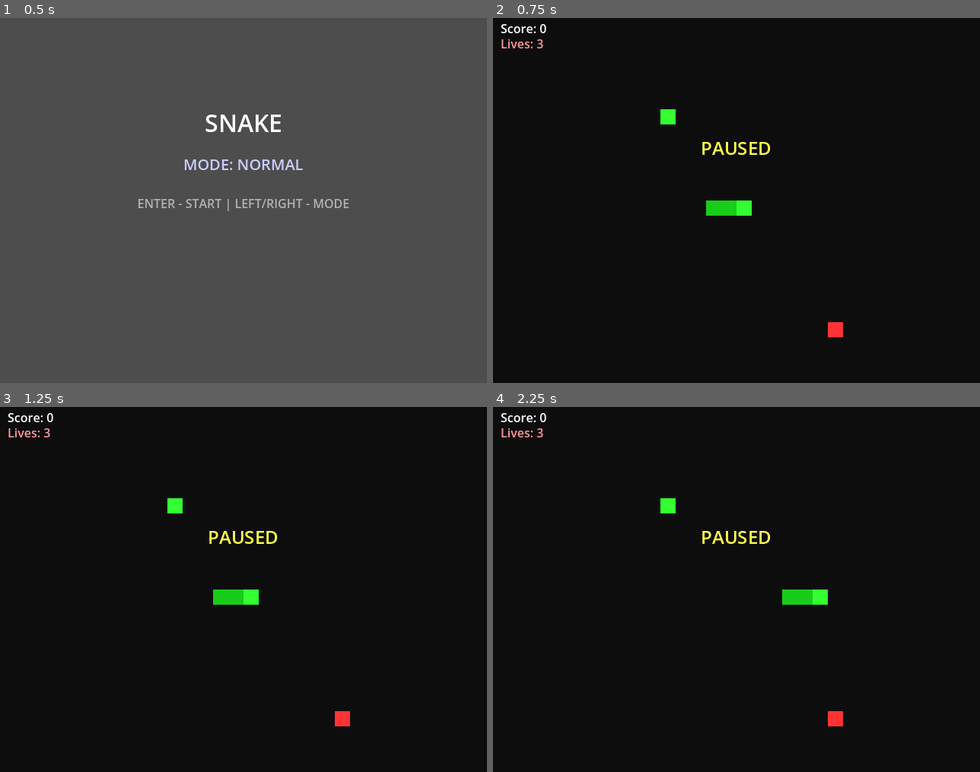
Above: before the commit, frames 1-4 (two rows, left to right).
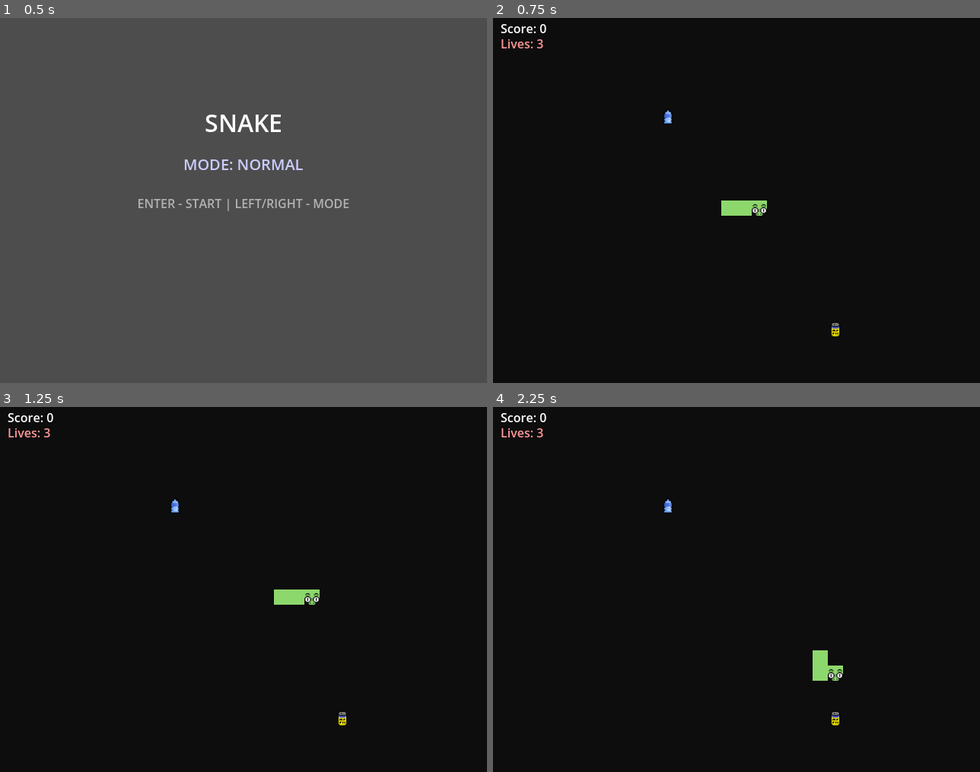
Above: after the commit, the same moments.

Repository: gdx165016/Looptrotter2D
Game: Godot game, scene res://scenes/snake_game.tscn
The game is run twice, just before and just after one commit, with the same random seed, the same clock (stepped at 60 frames per second) and the same inputs. The project has no main scene, so this scene is started directly.
Inputs:
- Up to frame 1 (0.5 s): no input
- Up to frame 2 (0.75 s): tap Enter (ui_accept) at 0.5 s; hold Right (ui_right) from 0.53 s (still down); tap Space (ui_select) at 0.6 s
- Up to frame 3 (1.25 s): keep holding Right (ui_right); tap Enter (ui_accept) at 0.77 s
- Up to frame 4 (2.25 s): release Right (ui_right) at 1.28 s; hold Down (ui_down) 1.28-2.03 s; tap Space (ui_select) at 1.35, 2.1 s; tap Enter (ui_accept) at 1.52 s; hold Right (ui_right) from 2.03 s (still down)

Frame 1 is identical in both runs. In frame 2, 1.0% of the frame differs, in the area x 34-72%, y 25-88%; in frame 3, 1.3%; in frame 4, 1.3%.

Commit message:
dodanie tekstur, movement improvement

Diff:
--- a/scenes/snake_game.gd
+++ b/scenes/snake_game.gd
@@ -4,18 +4,23 @@
 const GRID_WIDTH: int = 32
 const GRID_HEIGHT: int = 24
 
+@onready var snake_head_tex: Texture2D = preload("res://art/snakehead.png")
+@onready var beer_tex: Texture2D = preload("res://art/piwo.png")
+@onready var water_tex: Texture2D = preload("res://art/woda.png")
+
 enum Direction { UP, DOWN, LEFT, RIGHT }
 enum GameMode { NORMAL, HARDCORE }
 enum GameState { MENU, PLAYING, GAME_OVER }
 
+var direction_queue: Array[Direction] = []
+const MAX_QUEUE_SIZE := 3
+
 var snake: Array[Vector2i] = []
 var direction: Direction = Direction.RIGHT
-var next_direction: Direction = Direction.RIGHT
 
 var food_pos: Vector2i
 var bad_food_pos: Vector2i
 
-# party mode
 var party_foods: Array[Vector2i] = []
 var party_mode: bool = false
 var good_food_eaten: int = 0
@@ -30,7 +35,6 @@
 var score: int = 0
 var lives: int = 3
 
-# efekt uderzenia
 var hit_flash: float = 0.0
 const HIT_FLASH_TIME := 0.25
 
@@ -46,6 +50,7 @@
 
 
 func _reset_game() -> void:
+
 	snake.clear()
 
 	var start_pos := Vector2i(GRID_WIDTH / 2, GRID_HEIGHT / 2)
@@ -55,17 +60,18 @@
 	snake.append(start_pos + Vector2i(-2, 0))
 
 	direction = Direction.RIGHT
-	next_direction = Direction.RIGHT
 
 	score = 0
 	lives = 3
-	paused = false
 	move_interval = 0.15
-	hit_flash = 0.0
 
 	party_mode = false
 	good_food_eaten = 0
 	party_foods.clear()
+
+	direction_queue.clear()
+
+	hit_flash = 0.0
 
 	_spawn_foods()
 
@@ -87,12 +93,15 @@
 
 
 func _start_party_mode() -> void:
+
 	party_mode = true
 	party_foods.clear()
 
 	for x in range(GRID_WIDTH):
 		for y in range(GRID_HEIGHT):
+
 			var pos := Vector2i(x, y)
+
 			if pos not in snake:
 				party_foods.append(pos)
 
@@ -102,14 +111,11 @@
 	if game_state == GameState.MENU:
 		_handle_menu_input()
 		return
-
-	if Input.is_action_just_pressed("ui_select"):
-		paused = !paused
-		queue_redraw()
 
 	if game_state == GameState.GAME_OVER:
 		if Input.is_action_just_pressed("ui_accept"):
 			game_state = GameState.MENU
+		queue_redraw()
 		return
 
 	if paused:
@@ -124,6 +130,7 @@
 	move_timer += delta
 
 	if move_timer >= move_interval:
+
 		move_timer = 0.0
 		_move_snake()
 
@@ -131,10 +138,12 @@
 func _handle_menu_input() -> void:
 
 	if Input.is_action_just_pressed("ui_left") or Input.is_action_just_pressed("ui_right"):
+
 		if game_mode == GameMode.NORMAL:
 			game_mode = GameMode.HARDCORE
 		else:
 			game_mode = GameMode.NORMAL
+
 		queue_redraw()
 
 	if Input.is_action_just_pressed("ui_accept"):
@@ -143,22 +152,50 @@
 
 func _handle_input() -> void:
 
-	if Input.is_action_just_pressed("ui_up") and direction != Direction.DOWN:
-		next_direction = Direction.UP
-
-	elif Input.is_action_just_pressed("ui_down") and direction != Direction.UP:
-		next_direction = Direction.DOWN
-
-	elif Input.is_action_just_pressed("ui_left") and direction != Direction.RIGHT:
-		next_direction = Direction.LEFT
-
-	elif Input.is_action_just_pressed("ui_right") and direction != Direction.LEFT:
-		next_direction = Direction.RIGHT
+	var new_dir: Direction
+
+	if Input.is_action_just_pressed("ui_up"):
+		new_dir = Direction.UP
+
+	elif Input.is_action_just_pressed("ui_down"):
+		new_dir = Direction.DOWN
+
+	elif Input.is_action_just_pressed("ui_left"):
+		new_dir = Direction.LEFT
+
+	elif Input.is_action_just_pressed("ui_right"):
+		new_dir = Direction.RIGHT
+
+	else:
+		return
+
+
+	var last_dir := direction
+
+	if direction_queue.size() > 0:
+		last_dir = direction_queue[-1]
+
+	if _is_opposite(new_dir, last_dir):
+		return
+
+	if direction_queue.size() < MAX_QUEUE_SIZE:
+		direction_queue.append(new_dir)
+
+
+func _is_opposite(a: Direction, b: Direction) -> bool:
+
+	return (
+		(a == Direction.UP and b == Direction.DOWN) or
+		(a == Direction.DOWN and b == Direction.UP) or
+		(a == Direction.LEFT and b == Direction.RIGHT) or
+		(a == Direction.RIGHT and b == Direction.LEFT)
+	)
 
 
 func _move_snake() -> void:
 
-	direction = next_direction
+	if direction_queue.size() > 0:
+		direction = direction_queue.pop_front()
 
 	var head := snake[0]
 
@@ -172,25 +209,34 @@
 
 	var new_head := head + dir_vec
 
+
 	if new_head.x < 0 or new_head.x >= GRID_WIDTH \
 	or new_head.y < 0 or new_head.y >= GRID_HEIGHT:
+
 		_lose_life()
 		return
 
+
 	if new_head in snake:
+
 		_lose_life()
 		return
 
+
 	snake.insert(0, new_head)
 
+
 	if party_mode:
 
 		if new_head in party_foods:
+
 			party_foods.erase(new_head)
 			score += 1
+
 		else:
 			snake.pop_back()
 
+
 	else:
 
 		if new_head == food_pos:
@@ -198,27 +244,35 @@
 			score += 1
 
 			if game_mode == GameMode.HARDCORE:
+
 				good_food_eaten += 1
+
 				if good_food_eaten >= 2:
 					_start_party_mode()
 
 			move_interval = max(0.05, move_interval - 0.005)
+
 			_spawn_foods()
 
+
 		elif game_mode == GameMode.NORMAL and new_head == bad_food_pos:
+
 			_lose_life()
 			snake.pop_back()
 			_spawn_foods()
 
 		else:
+
 			snake.pop_back()
 
+
 	queue_redraw()
 
 
 func _lose_life() -> void:
 
 	lives -= 1
+
 	hit_flash = HIT_FLASH_TIME
 
 	if lives <= 0:
@@ -226,10 +280,15 @@
 
 	queue_redraw()
 
+
 func _draw() -> void:
 
 	var font = ThemeDB.fallback_font
 	var screen_w = GRID_WIDTH * CELL_SIZE
+	var screen_h = GRID_HEIGHT * CELL_SIZE
+
+
+	# ===== MENU =====
 
 	if game_state == GameState.MENU:
 
@@ -237,57 +296,120 @@
 		var mode_text := "MODE: " + ("NORMAL" if game_mode == GameMode.NORMAL else "HARDCORE")
 		var info := "ENTER - START | LEFT/RIGHT - MODE"
 
-		var title_size = font.get_string_size(title, HORIZONTAL_ALIGNMENT_LEFT, -1, 32)
-		draw_string(font, Vector2((screen_w - title_size.x) / 2, 150), title, HORIZONTAL_ALIGNMENT_LEFT, -1, 32, Color.WHITE)
-
-		var mode_size = font.get_string_size(mode_text, HORIZONTAL_ALIGNMENT_LEFT, -1, 20)
-		draw_string(font, Vector2((screen_w - mode_size.x) / 2, 200), mode_text, HORIZONTAL_ALIGNMENT_LEFT, -1, 20, Color(0.8, 0.8, 1))
-
-		var info_size = font.get_string_size(info, HORIZONTAL_ALIGNMENT_LEFT, -1, 16)
-		draw_string(font, Vector2((screen_w - info_size.x) / 2, 250), info, HORIZONTAL_ALIGNMENT_LEFT, -1, 16, Color(0.7, 0.7, 0.7))
-
-		return
+		var t_size = font.get_string_size(title, HORIZONTAL_ALIGNMENT_LEFT, -1, 32)
+		var m_size = font.get_string_size(mode_text, HORIZONTAL_ALIGNMENT_LEFT, -1, 20)
+		var i_size = font.get_string_size(info, HORIZONTAL_ALIGNMENT_LEFT, -1, 16)
+
+		draw_string(font, Vector2((screen_w - t_size.x)/2, 150), title, HORIZONTAL_ALIGNMENT_LEFT, -1, 32, Color.WHITE)
+		draw_string(font, Vector2((screen_w - m_size.x)/2, 200), mode_text, HORIZONTAL_ALIGNMENT_LEFT, -1, 20, Color(0.8,0.8,1))
+		draw_string(font, Vector2((screen_w - i_size.x)/2, 250), info, HORIZONTAL_ALIGNMENT_LEFT, -1, 16, Color(0.7,0.7,0.7))
+
+		return
+
+
+	# ===== TŁO =====
 
 	draw_rect(
-		Rect2(Vector2.ZERO, Vector2(GRID_WIDTH * CELL_SIZE, GRID_HEIGHT * CELL_SIZE)),
-		Color(0.05, 0.05, 0.05)
+		Rect2(Vector2.ZERO, Vector2(screen_w, screen_h)),
+		Color(0.05,0.05,0.05)
 	)
 
+
+	# ===== FOOD =====
+
 	if party_mode:
+
 		for pos in party_foods:
-			draw_rect(Rect2(pos * CELL_SIZE, Vector2(CELL_SIZE, CELL_SIZE)), Color(1, 1, 0))
+			draw_texture_rect(
+				beer_tex,
+				Rect2(pos * CELL_SIZE, Vector2(CELL_SIZE,CELL_SIZE)),
+				false
+			)
+
 	else:
-		draw_rect(Rect2(food_pos * CELL_SIZE, Vector2(CELL_SIZE, CELL_SIZE)), Color(1, 0.2, 0.2))
+
+		draw_texture_rect(
+			beer_tex,
+			Rect2(food_pos * CELL_SIZE, Vector2(CELL_SIZE,CELL_SIZE)),
+			false
+		)
 
 		if game_mode == GameMode.NORMAL:
-			draw_rect(Rect2(bad_food_pos * CELL_SIZE, Vector2(CELL_SIZE, CELL_SIZE)), Color(0.2, 1, 0.2))
+
+			draw_texture_rect(
+				water_tex,
+				Rect2(bad_food_pos * CELL_SIZE, Vector2(CELL_SIZE,CELL_SIZE)),
+				false
+			)
+
+
+	# ===== PARTY TEXT =====
+
+	if party_mode:
+
+		var txt := "PARTY MODE"
+		var size = font.get_string_size(txt, HORIZONTAL_ALIGNMENT_LEFT, -1, 20)
+
+		draw_string(
+			font,
+			Vector2((screen_w - size.x)/2, 90),
+			txt,
+			HORIZONTAL_ALIGNMENT_LEFT,
+			-1,
+			20,
+			Color(1,1,0)
+		)
+
+
+	# ===== SNAKE =====
 
 	for i in range(snake.size()):
-		var rect := Rect2(snake[i] * CELL_SIZE, Vector2(CELL_SIZE, CELL_SIZE))
-		var col := Color(0.1, 0.8, 0.1)
+
+		var pos := snake[i] * CELL_SIZE
+
 		if i == 0:
-			col = Color(0.2, 1, 0.2)
-		draw_rect(rect, col)
-
-	draw_string(font, Vector2(10, 20), "Score: %d" % score, HORIZONTAL_ALIGNMENT_LEFT, -1, 16, Color.WHITE)
-	draw_string(font, Vector2(10, 40), "Lives: %d" % lives, HORIZONTAL_ALIGNMENT_LEFT, -1, 16, Color(1, 0.6, 0.6))
-
-	if party_mode:
-		draw_string(font, Vector2(10, 60), "PARTY MODE", HORIZONTAL_ALIGNMENT_LEFT, -1, 16, Color(1, 1, 0))
+
+			draw_texture_rect(
+				snake_head_tex,
+				Rect2(pos, Vector2(CELL_SIZE,CELL_SIZE)),
+				false
+			)
+
+		else:
+
+			draw_rect(
+				Rect2(pos, Vector2(CELL_SIZE,CELL_SIZE)),
+				Color("#8DD86D")
+			)
+
+
+	# ===== UI =====
+
+	draw_string(font, Vector2(10,20), "Score: %d" % score, HORIZONTAL_ALIGNMENT_LEFT, -1, 16, Color.WHITE)
+	draw_string(font, Vector2(10,40), "Lives: %d" % lives, HORIZONTAL_ALIGNMENT_LEFT, -1, 16, Color(1,0.6,0.6))
+
+
+	# ===== GAME OVER =====
 
 	if game_state == GameState.GAME_OVER:
-		var go_text = "GAME OVER - ENTER"
-		var go_size = font.get_string_size(go_text, HORIZONTAL_ALIGNMENT_LEFT, -1, 20)
-		draw_string(font, Vector2((screen_w - go_size.x) / 2, 200), go_text, HORIZONTAL_ALIGNMENT_LEFT, -1, 20, Color(1, 0.4, 0.4))
-
-	if paused:
-		var p_text = "PAUSED"
-		var p_size = font.get_string_size(p_text, HORIZONTAL_ALIGNMENT_LEFT, -1, 24)
-		draw_string(font, Vector2((screen_w - p_size.x) / 2, 180), p_text, HORIZONTAL_ALIGNMENT_LEFT, -1, 24, Color(1, 1, 0.3))
+
+		var txt1 := "GAME OVER"
+		var txt2 := "PRESS ENTER TO RESTART"
+
+		var s1 = font.get_string_size(txt1, HORIZONTAL_ALIGNMENT_LEFT, -1, 32)
+		var s2 = font.get_string_size(txt2, HORIZONTAL_ALIGNMENT_LEFT, -1, 20)
+
+		draw_string(font, Vector2((screen_w - s1.x)/2, screen_h/2 - 10), txt1, HORIZONTAL_ALIGNMENT_LEFT, -1, 32, Color(1,0.3,0.3))
+		draw_string(font, Vector2((screen_w - s2.x)/2, screen_h/2 + 25), txt2, HORIZONTAL_ALIGNMENT_LEFT, -1, 20, Color.WHITE)
+
+
+	# ===== HIT FLASH =====
 
 	if hit_flash > 0.0:
+
 		var alpha := hit_flash / HIT_FLASH_TIME
+
 		draw_rect(
-			Rect2(Vector2.ZERO, Vector2(GRID_WIDTH * CELL_SIZE, GRID_HEIGHT * CELL_SIZE)),
-			Color(1, 0, 0, 0.3 * alpha)
+			Rect2(Vector2.ZERO, Vector2(screen_w, screen_h)),
+			Color(1,0,0,0.3 * alpha)
 		)
Binary file added: art/piwo.png
Not shown, added: art/piwo.png.import
Binary file added: art/snakehead.png
Not shown, added: art/snakehead.png.import
Binary file added: art/woda.png
Not shown, added: art/woda.png.import
